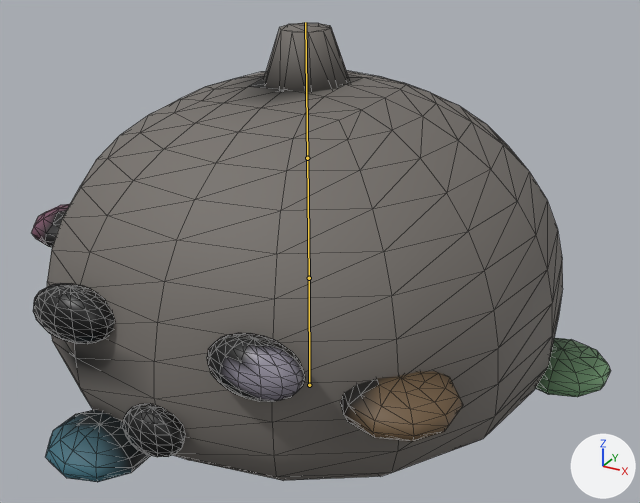
Before and after pictures for a commit that changed the glTF model public/models/mouhitotsunokage.glb.
One viewpoint serves both versions: a 50 mm camera at (0.237, -0.418, 0.348) aimed at (0.008, -0.002, 0.14). Lighting does not change. The marker at lower right points along +X, +Y and +Z. The older version comes first. Both versions are drawn at frame 9 of the action 'attack'; the numbers are the values there. The bones that bend it are drawn over the model as lines. Mesh edges are drawn as thin lines.

In view in the first picture: 'mouhitotsunokage'.
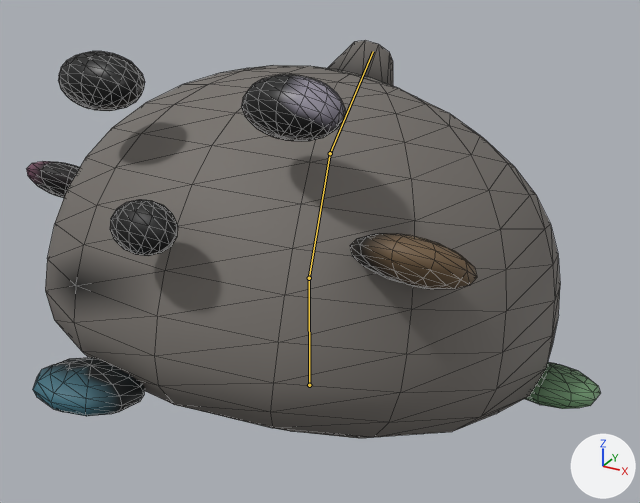
Boxes (x1, y1, x2, y2) around the edits, measured in the pictures (640 x 503 px):
'mouhitotsunokage', posed (13% shorter)
    before: (32, 23, 611, 482)
    after: (27, 40, 601, 438)
bone 'stem-capbase', root to tip
    before: (309, 278) to (307, 158)
    after: (309, 278) to (330, 153)
bone 'capbase-captop', root to tip
    before: (307, 158) to (305, 22)
    after: (330, 153) to (373, 51)

Edits to the bpy script that builds the scene:
```text
Change bone_stem_capbase:
    where bone_stem_capbase = bpy.data.objects['mouhitotsunokage_arm'].pose.bones['stem-capbase']  # child of 'root-stem'
    bone_stem_capbase.rotation_quaternion: (1.0, 0.005, 0.0, 0.0) -> (0.985, -0.174, 0.0, 0.0)  # degrees (1, 0, 0) -> degrees (-20, 0, 0)
Change bone_capbase_captop:
    where bone_capbase_captop = bpy.data.objects['mouhitotsunokage_arm'].pose.bones['capbase-captop']  # child of 'stem-capbase'
    bone_capbase_captop.rotation_quaternion: (1.0, 0.006, 0.0, 0.0) -> (0.97, -0.242, 0.0, 0.0)  # degrees (1, 0, 0) -> degrees (-28, 0, 0)
```
